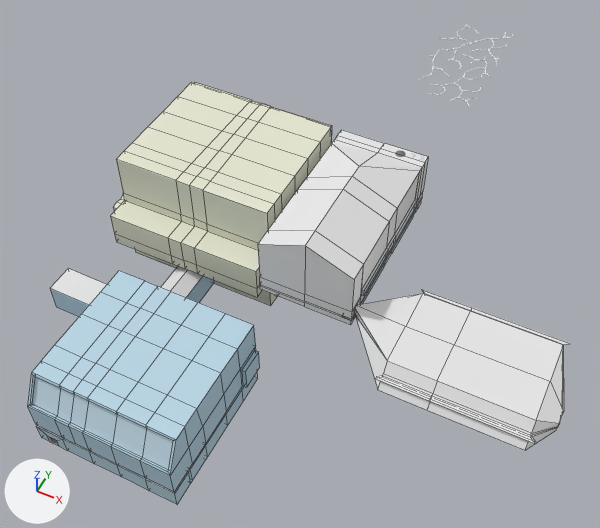
Two versions of the Blender file Assets/3Dmodels/Facility1.blend, one commit apart.
Both versions are drawn from a camera (50 mm lens) standing at (107.0, -91.0, 231.0) and looking at (20.0, 82.0, 14.0). The axes (+X, +Y, +Z) are drawn at lower left. The lights are the same throughout. Mesh edges are drawn as thin lines on the coarser meshes.

Objects in the first picture: 'Cube.001', 'Facility', 'FacilityLongRoom', 'FacilityTalR', 'Facilty Lower End'.
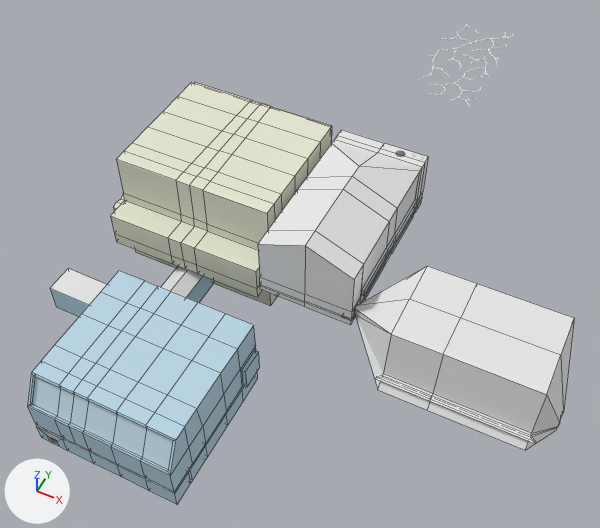
The change, as a list of edits to the scene's bpy script:
```text
Change me_cube_029:
    where me_cube_029.from_pydata(...)  # 78 vertices, 67 faces; spans x -34.0..31.0, y -18.4..21.0, z -3.4..4.5
    used by ob_facilty_lower_end; location = (86.2, 54.9, 33.4)
    me_cube_029 part 1: all 9 vertices in x -18.0..25.1, y -12.6..15.2, z 3.5 are moved by (0.0, 0.0, 12.5)
```

Location of each change, (x1, y1, x2, y2) in pixels of the pictures (600 x 528 px; the box of a moved part takes in the faces that stretch with it):
'Facilty Lower End', reshaped (15% taller): before (354, 290, 570, 450); after (354, 266, 574, 450)
part 1 of me_cube_029, moved or reshaped: before (355, 293, 564, 433); after (355, 266, 574, 433)
